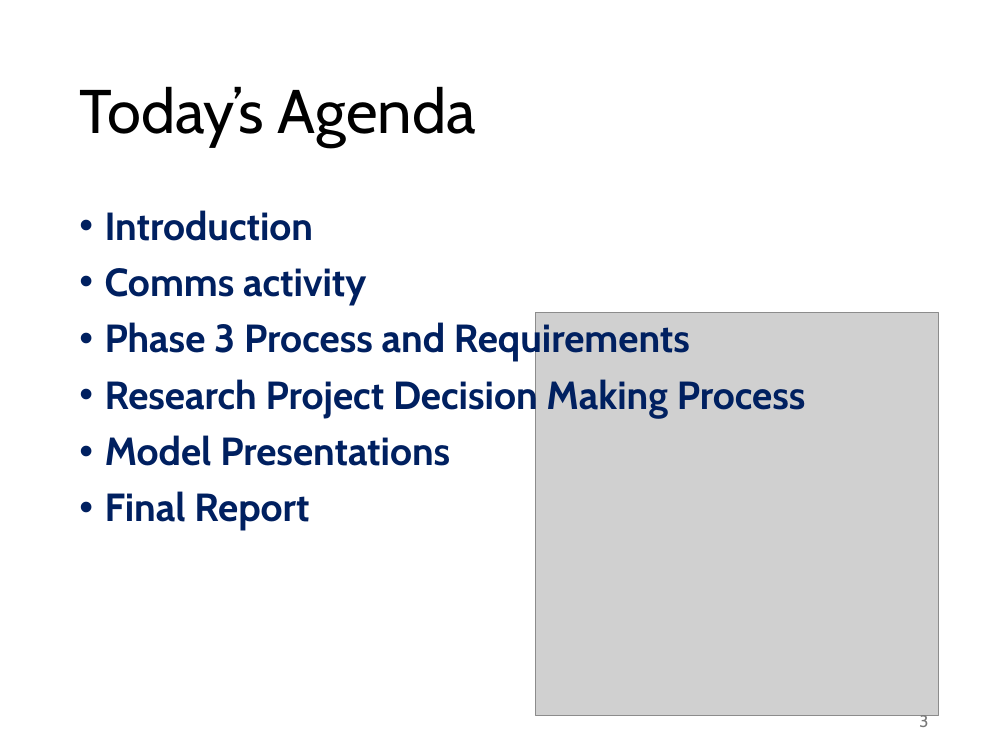
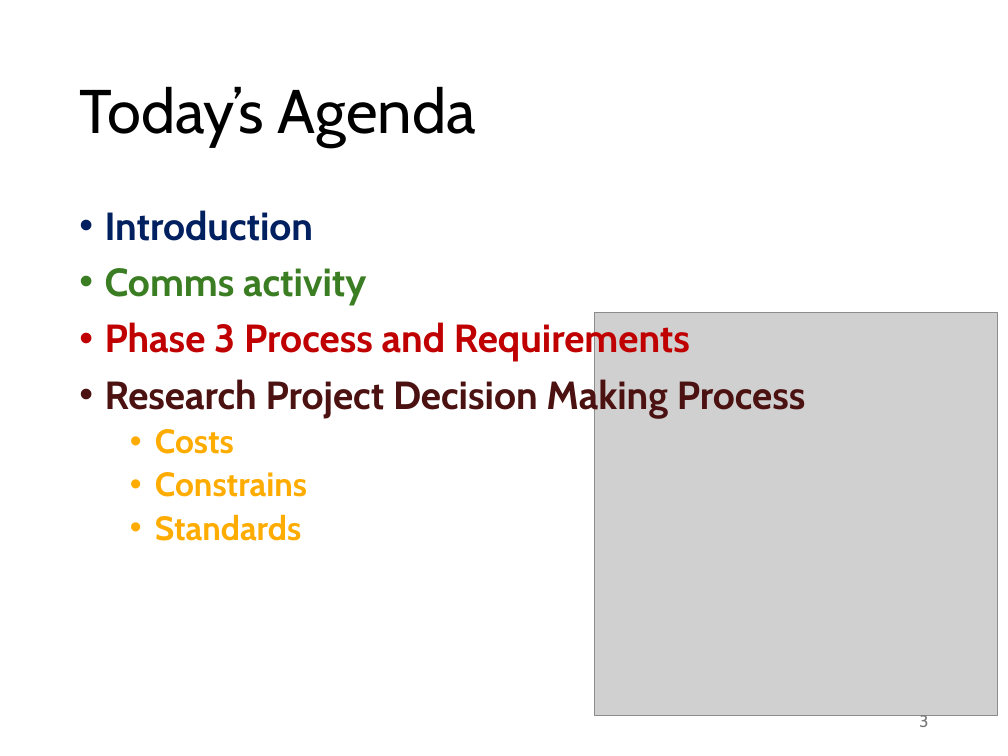
Before and after one commit to abuabara/abuabara.github.io, a slide deck: slide 3 of DAEN460S26/week9.pptx. Drawn at 1008x756 pixels with LibreOffice and Linux fonts; fonts in the diff are those of the drawing; grey boxes stand for pictures. Boxes give left, top, right and bottom in pixels: in the first picture for what was removed or moved away, otherwise in the second. Text is boxed around its words. In the diff, an @@ line names an element or a change of style, - is before the commit and + after.

```diff
--- a/DAEN460S26/week9.pptx
+++ b/DAEN460S26/week9.pptx
@@ text at box(105, 268, 806, 418): text colour #002060 to #3B7D23 in "Comms activity"; text colour #002060 to #C00000 in "Phase 3 Process and Requirements"; text colour #002060 to #4B1211 in "Research Project Decision Making Process" @@
@@ picture: place and size @@
-picture at box(535, 312, 938, 716)
+picture at box(595, 312, 998, 716)
@@ text at box(155, 429, 307, 541): text changed; size 28 to 24 pt; text colour #002060 to #FFAC00 @@
-• Model Presentations
-• Final Report
+  • Costs
+  • Constrains
+  • Standards
```
Also in this commit, not shown: 7 other slides changed, 3 slides added, 1 other file.
